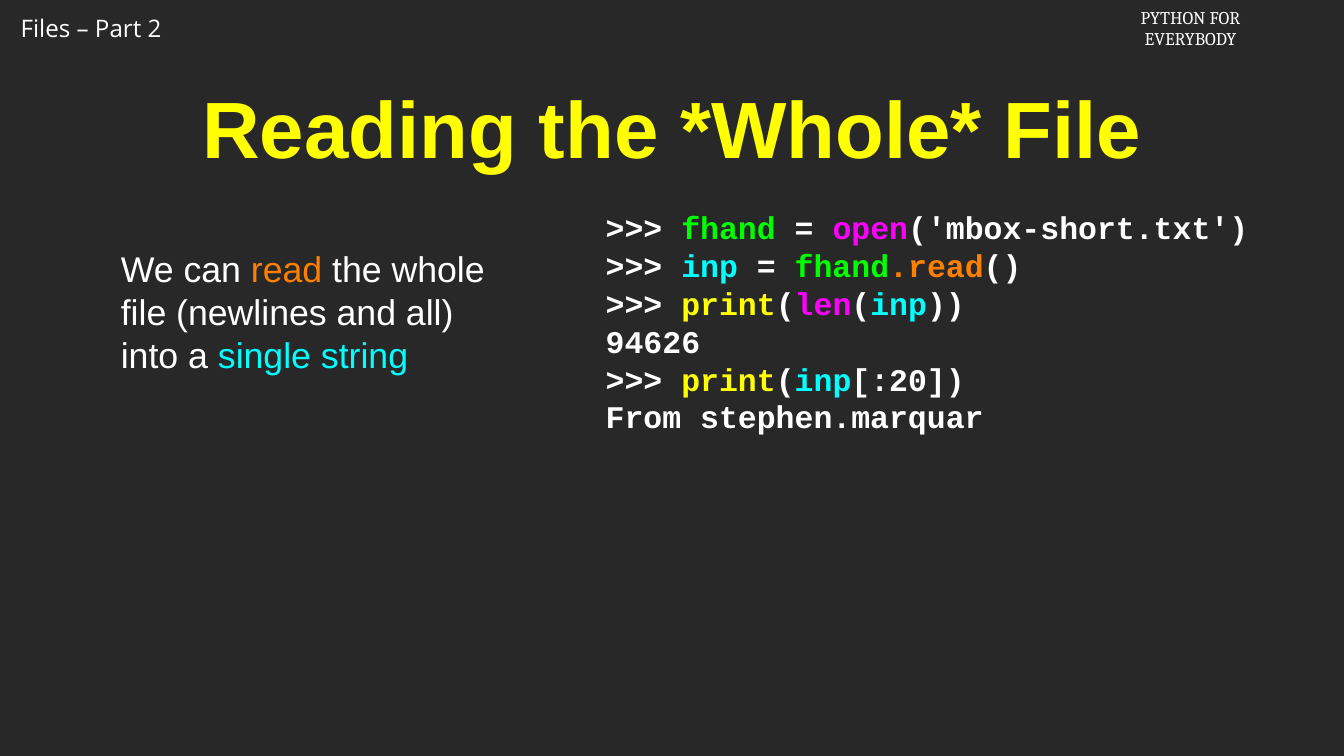
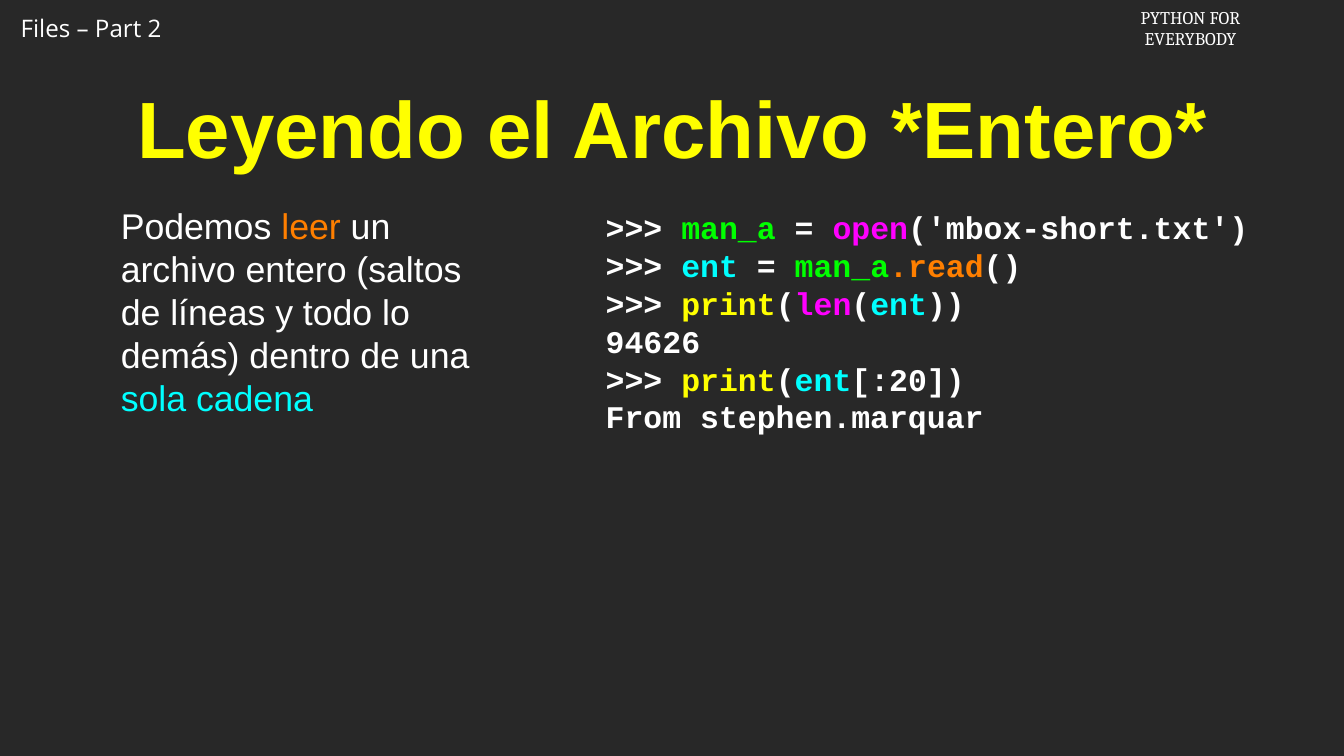
Before and after one commit to csev/py4e, a slide deck: slide 3 of ai/7.2.pptx. Drawn at 1344x756 pixels with LibreOffice and Linux fonts; fonts in the diff are those of the drawing; background and template pictures are left out. Boxes give left, top, right and bottom in pixels: in the first picture for what was removed or moved away, otherwise in the second. Text is boxed around its words. In the diff, an @@ line names an element or a change of style, - is before the commit and + after.

```diff
--- a/ai/7.2.pptx
+++ b/ai/7.2.pptx
@@ title at (137,100,1207,173): text changed @@
-Reading the *Whole* File
+Leyendo el Archivo *Entero*
@@ text at (121,213,469,412): text changed @@
-We can read the whole file (newlines and all) into a single string
+Podemos leer un archivo entero (saltos de líneas y todo lo demás) dentro de una sola cadena
@@ text at (681,217,1249,322): text changed @@
->>> fhand = open('mbox-short.txt')
->>> inp = fhand.read()
->>> print(len(inp))
+>>> man_a = open('mbox-short.txt')
+>>> ent = man_a.read()
+>>> print(len(ent))
@@ text at (681,368,964,398): text changed @@
->>> print(inp[:20])
+>>> print(ent[:20])
```
Also in this commit, not shown: 8 other slides changed, 4 slides added, 4 slides removed, 1 other file.
